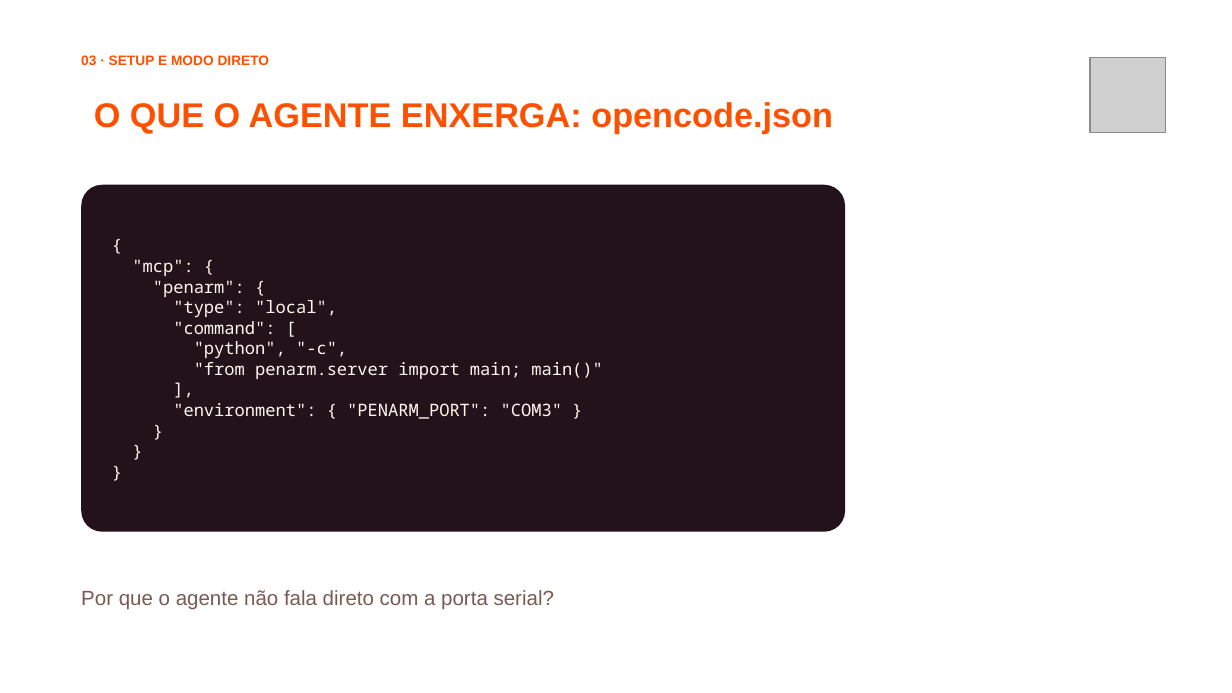
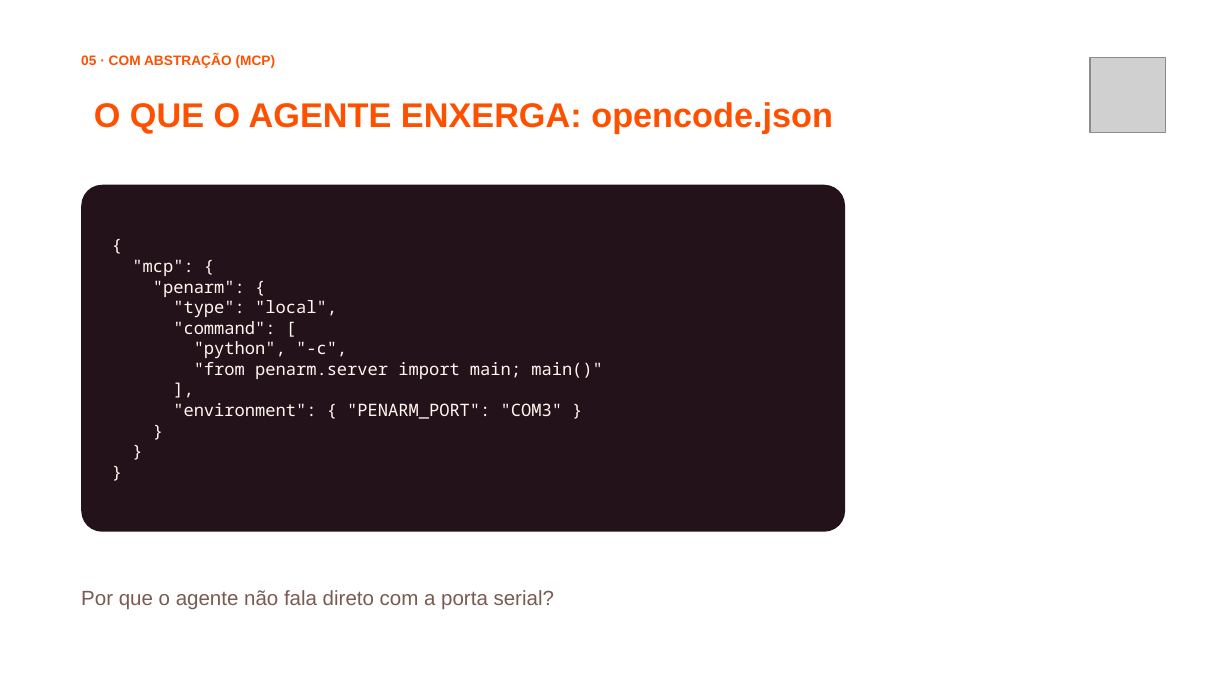
Before and after one commit to jhlr/plotter, a slide deck: slide 25 of workshop/dinamica-ia-hardware.pptx (slide 18 before the commit). Drawn at 1232x693 pixels with LibreOffice and Linux fonts; fonts in the diff are those of the drawing; grey boxes stand for pictures; background and template pictures are left out. Boxes give left, top, right and bottom in pixels: in the first picture for what was removed or moved away, otherwise in the second. Text is boxed around its words. In the diff, an @@ line names an element or a change of style, - is before the commit and + after.

```diff
--- a/workshop/dinamica-ia-hardware.pptx
+++ b/workshop/dinamica-ia-hardware.pptx
@@ text at bbox=[81, 54, 276, 68]: text changed @@
-03 · SETUP E MODO DIRETO
+05 · COM ABSTRAÇÃO (MCP)
```
Also in this commit, not shown: 6 other slides changed, 6 slides added, 3 slides removed, 13 other files.
